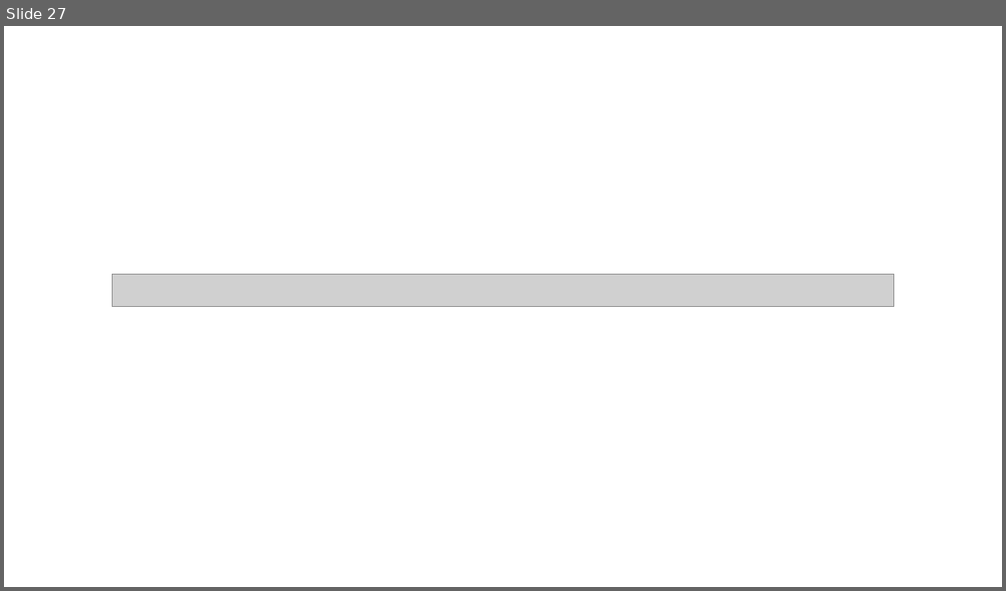
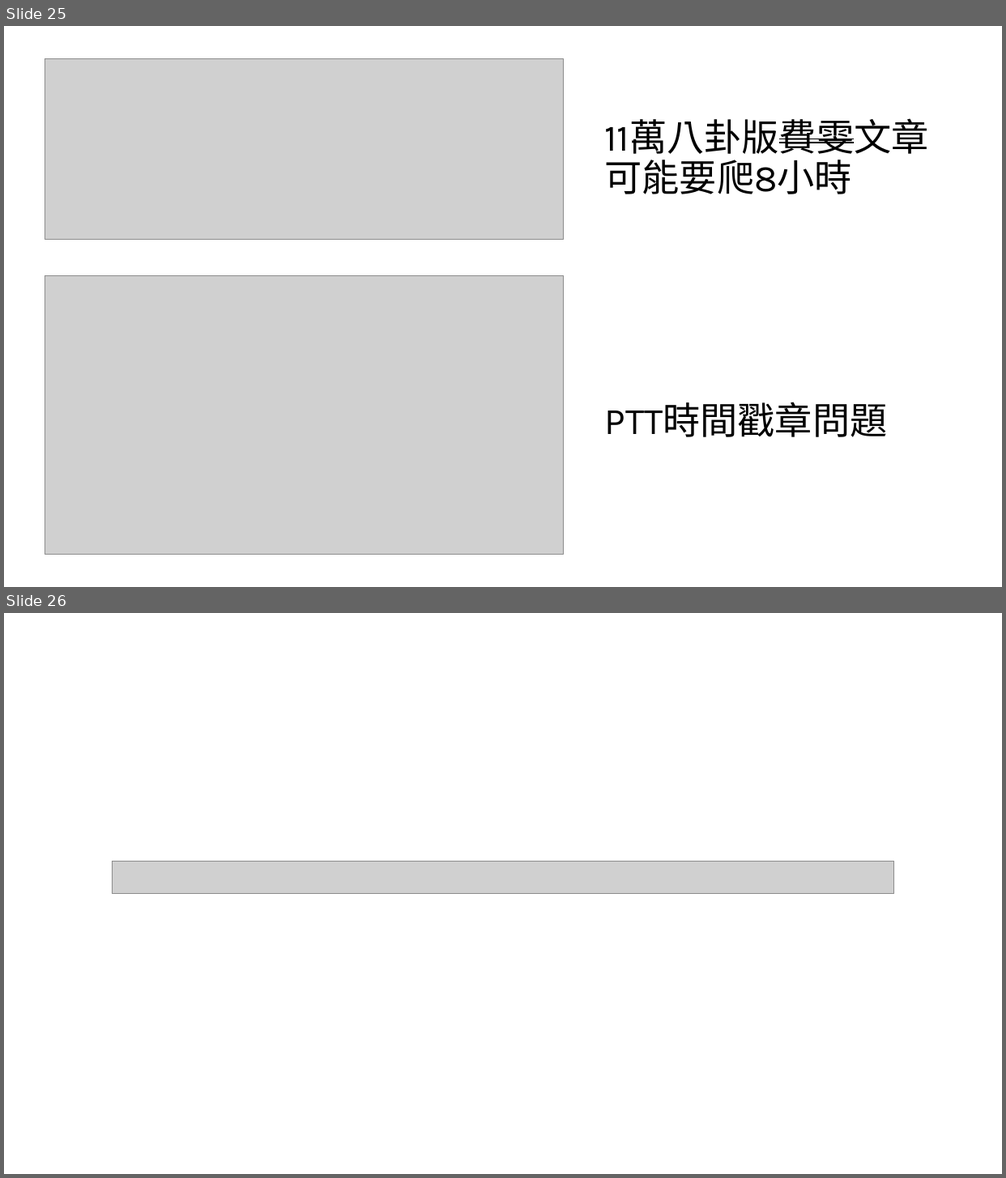
Before and after one commit to desk2000/Extradition-Bill, a slide deck: 從論壇分析台灣人對反送中的討論度.pptx. Shown one above the other, each under a label of ours: slide 27 before the commit, slides 25 and 26 after it. The pictures are 1006x591 and 1006x1178 pixels, drawn with LibreOffice and Linux fonts; fonts in the diff are those of the drawing; grey boxes stand for pictures. Boxes give left, top, right and bottom in pixels: in the first picture for what was removed or moved away, otherwise in the second. Text is boxed around its words. In the diff, an @@ line names an element or a change of style, - is before the commit and + after.

```diff
--- a/從論壇分析台灣人對反送中的討論度.pptx
+++ b/從論壇分析台灣人對反送中的討論度.pptx
@@ slide 25 added at (4,26,1002,587), background #FFFFFF @@
@@ picture added at (45,59,564,239) @@
@@ title added at (604,118,928,437), 36 pt, text #000000 @@
+11萬八卦版費雯文章
+可能要爬8小時
+PTT時間戳章問題
@@ picture added at (45,276,564,555) @@
@@ what was slide 27 is now slide 26 @@
```
Also in this commit, not shown: 18 slides changed, 2 other slides added, 2 slides removed, 1 other file.
